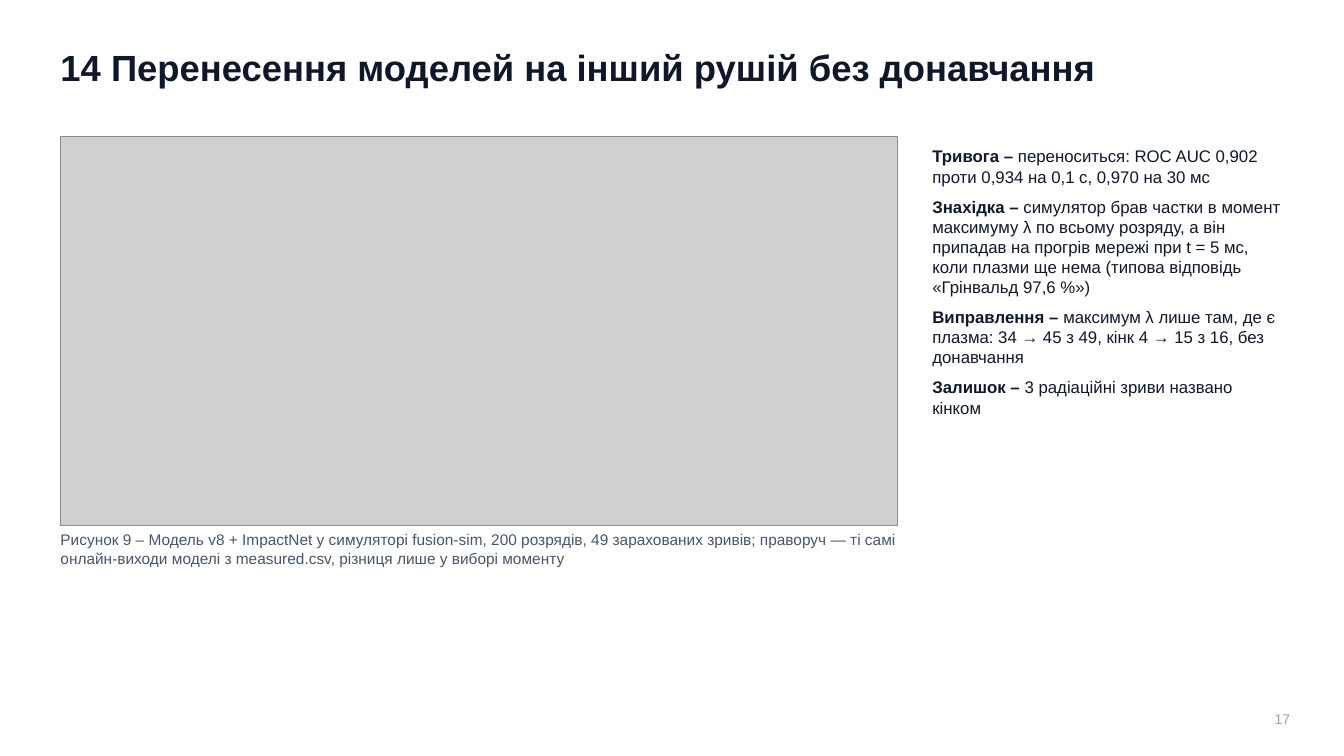
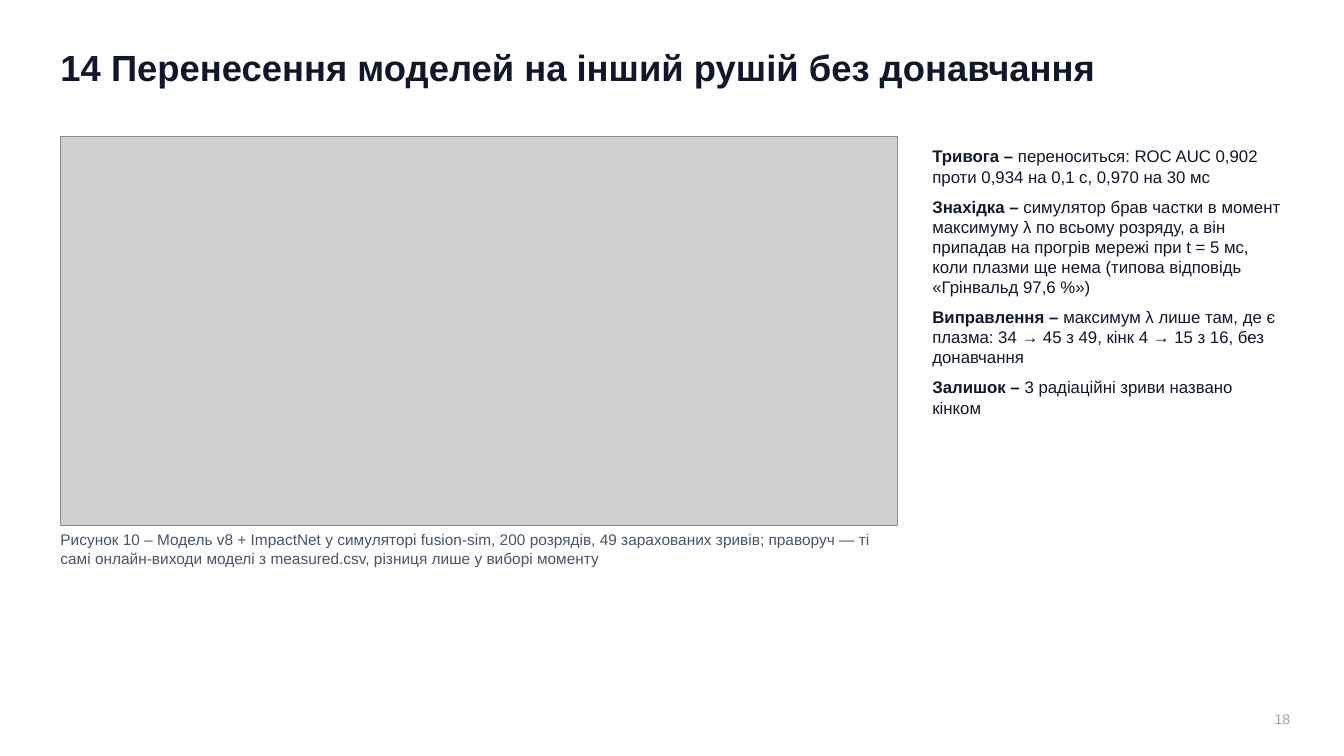
Before and after one commit to llllenah/plasma-disruption-prediction, a slide deck: slide 18 of docs/presentation.pptx (slide 17 before the commit). Drawn at 1344x756 pixels with LibreOffice and Linux fonts; fonts in the diff are those of the drawing; grey boxes stand for pictures. Boxes give left, top, right and bottom in pixels: in the first picture for what was removed or moved away, otherwise in the second. Text is boxed around its words. In the diff, an @@ line names an element or a change of style, - is before the commit and + after.

```diff
--- a/docs/presentation.pptx
+++ b/docs/presentation.pptx
@@ text at (x1=60, y1=534, x2=870, y2=567): text changed @@
-Рисунок 9 – Модель v8 + ImpactNet у симуляторі fusion-sim, 200 розрядів, 49 зарахованих зривів; праворуч — ті самі онлайн-виходи моделі з measured.csv, різниця лише у виборі моменту
+Рисунок 10 – Модель v8 + ImpactNet у симуляторі fusion-sim, 200 розрядів, 49 зарахованих зривів; праворуч — ті самі онлайн-виходи моделі з measured.csv, різниця лише у виборі моменту
@@ text at (x1=1275, y1=714, x2=1291, y2=724): text changed @@
-17
+18
```
Also in this commit, not shown: 2 other slides changed, 1 slide added, 2 other files.
